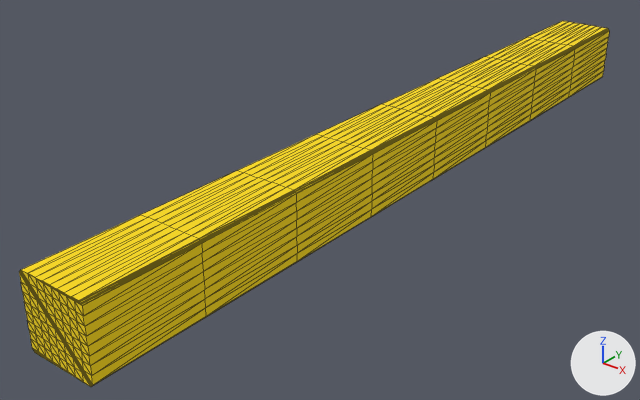
The OBJ model assets/factory/mesh/factory_insertion/factory_rectangular_peg_4mm_tight_subdiv_3x.obj: old version first, new version second.
One viewpoint serves both versions: a 50 mm camera at (0.0267, -0.0665, 0.0199) aimed at (-0.0031, -0.0294, -0.0031). The axes (+X, +Y, +Z) are drawn at lower right. The lights are the same throughout. Mesh edges are drawn as thin lines. Where no turn or scale is listed for an object, it has been applied to the vertices.

The scene before the commit, as lines of its bpy script (objects in view):
```python
me_mesh0 = bpy.data.meshes.new('mesh0')
me_mesh0.from_pydata(...)  # 81 vertices, 128 faces; spans x 0.002, y -0.05..0.0, z -0.0018..0.0018
me_mesh0.materials.append(mat_0_980392_0_713725_0_003922_0_000000_0_000000)  # yellow #fddc0d
me_mesh1 = bpy.data.meshes.new('mesh1')
me_mesh1.from_pydata(...)  # 81 vertices, 128 faces; spans x 0.0018..0.002, y -0.05..0.0, z 0.0018..0.002
me_mesh1.materials.append(mat_0_980392_0_713725_0_003922_0_000000_0_000000)  # yellow #fddc0d
me_mesh2 = bpy.data.meshes.new('mesh2')
me_mesh2.from_pydata(...)  # 81 vertices, 128 faces; spans x -0.0018..0.0018, y -0.05..0.0, z 0.002
me_mesh2.materials.append(mat_0_980392_0_713725_0_003922_0_000000_0_000000)  # yellow #fddc0d
me_mesh5 = bpy.data.meshes.new('mesh5')
me_mesh5.from_pydata(...)  # 225 vertices, 384 faces; spans x -0.002..0.002, y -0.05, z -0.002..0.002
me_mesh5.materials.append(mat_0_980392_0_713725_0_003922_0_000000_0_000000)  # yellow #fddc0d
ob_mesh0 = bpy.data.objects.new('mesh0', me_mesh0)
ob_mesh0.location = (0.0, 0.0, 0.0)
ob_mesh1 = bpy.data.objects.new('mesh1', me_mesh1)
ob_mesh1.location = (0.0, 0.0, 0.0)
ob_mesh2 = bpy.data.objects.new('mesh2', me_mesh2)
ob_mesh2.location = (0.0, 0.0, 0.0)
ob_mesh5 = bpy.data.objects.new('mesh5', me_mesh5)
ob_mesh5.location = (0.0, 0.0, 0.0)
```
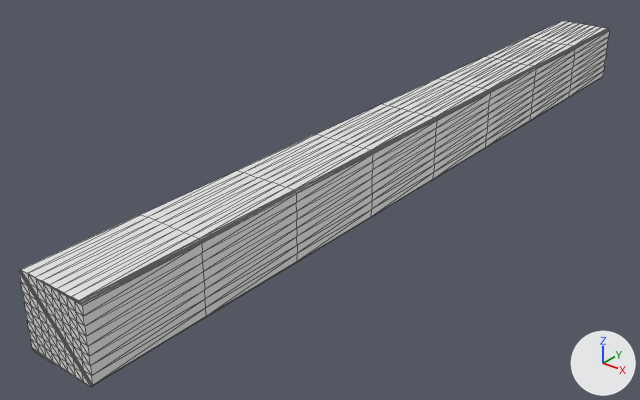
Where the change shows, as pixel boxes [x1, y1, x2, y2] in the pictures (640 x 400 px):
```json
{"object": "mesh0", "change": "recoloured", "before": [82, 31, 609, 385], "after": [82, 31, 609, 385], "on screen": "yellow to grey"}
{"object": "mesh2", "change": "recoloured", "before": [21, 21, 607, 300], "after": [21, 21, 607, 300], "on screen": "yellow to white"}
{"object": "mesh5", "change": "recoloured", "before": [19, 270, 93, 387], "after": [19, 270, 93, 387], "on screen": "yellow to grey"}
{"object": "mesh1", "change": "recoloured", "before": [79, 28, 609, 305], "after": [79, 28, 609, 305]}
```

Scene script edits in JSON lines:
```json
{"block": "me_mesh0", "where": "me_mesh0.from_pydata(...)  # 81 vertices, 128 faces; spans x 0.002, y -0.05..0.0, z -0.0018..0.0018"}
{"op": "remove", "block": "me_mesh0", "code": "me_mesh0.materials.append(mat_0_980392_0_713725_0_003922_0_000000_0_000000)  # yellow #fddc0d"}
{"block": "me_mesh1", "where": "me_mesh1.from_pydata(...)  # 81 vertices, 128 faces; spans x 0.0018..0.002, y -0.05..0.0, z 0.0018..0.002"}
{"op": "remove", "block": "me_mesh1", "code": "me_mesh1.materials.append(mat_0_980392_0_713725_0_003922_0_000000_0_000000)  # yellow #fddc0d"}
{"block": "me_mesh2", "where": "me_mesh2.from_pydata(...)  # 81 vertices, 128 faces; spans x -0.0018..0.0018, y -0.05..0.0, z 0.002"}
{"op": "remove", "block": "me_mesh2", "code": "me_mesh2.materials.append(mat_0_980392_0_713725_0_003922_0_000000_0_000000)  # yellow #fddc0d"}
{"block": "me_mesh5", "where": "me_mesh5.from_pydata(...)  # 225 vertices, 384 faces; spans x -0.002..0.002, y -0.05, z -0.002..0.002"}
{"op": "remove", "block": "me_mesh5", "code": "me_mesh5.materials.append(mat_0_980392_0_713725_0_003922_0_000000_0_000000)  # yellow #fddc0d"}
```
